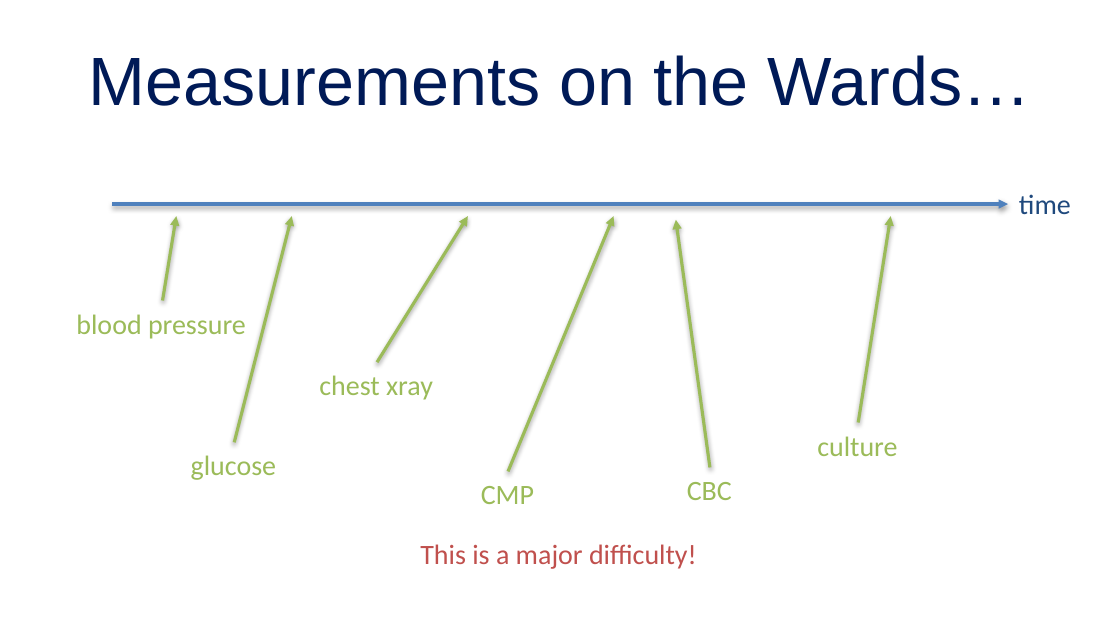
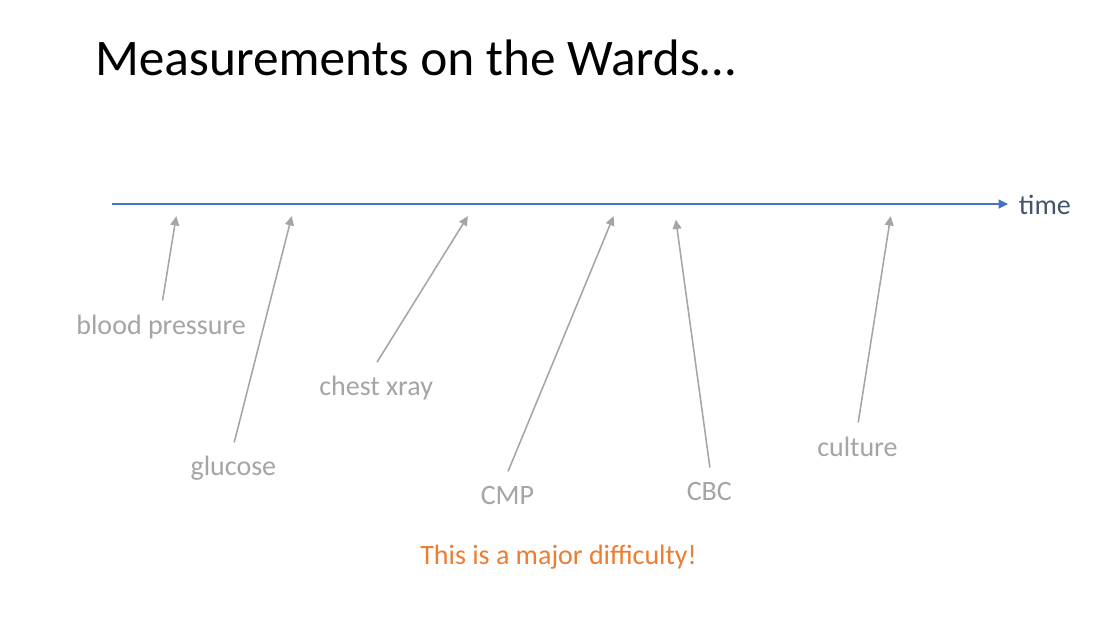
Before and after one commit to mengelhard/mmci_applied_ds, a slide deck: slide 45 of lectures/ll12.pptx. Drawn at 1120x630 pixels with LibreOffice and Linux fonts; fonts in the diff are those of the drawing; background and template pictures are left out. Boxes give left, top, right and bottom in pixels: in the first picture for what was removed or moved away, otherwise in the second. Text is boxed around its words. In the diff, an @@ line names an element or a change of style, - is before the commit and + after.

```diff
--- a/lectures/ll12.pptx
+++ b/lectures/ll12.pptx
@@ title "Measurements on the Wards…" at box(95, 39, 735, 76): size 44 to 33 pt, font Arial to Calibri, text colour #001A57 to #000000; alignment centre to left; line spacing 1 to 0.9; vertical alignment middle to top @@
@@ arrow (112, 204) - (1008, 204): stroke #4F81BD 2 pt to #4472C4 1 pt @@
@@ text "time" at box(1019, 194, 1071, 214): text colour #1F497D to #44546A @@
@@ arrow (162, 300) - (176, 216): stroke #9BBB59 2 pt to #A5A5A5 1 pt @@
@@ arrow (234, 442) - (292, 216): stroke #9BBB59 2 pt to #A5A5A5 1 pt @@
@@ arrow (377, 362) - (468, 216): stroke #9BBB59 2 pt to #A5A5A5 1 pt @@
@@ arrow (508, 472) - (614, 216): stroke #9BBB59 2 pt to #A5A5A5 1 pt @@
@@ arrow (710, 467) - (675, 220): stroke #9BBB59 2 pt to #A5A5A5 1 pt @@
@@ arrow (858, 422) - (890, 216): stroke #9BBB59 2 pt to #A5A5A5 1 pt @@
@@ text colour #9BBB59 to #A5A5A5 in 6 elements at box(76, 315, 246, 339), box(191, 456, 276, 480), box(319, 376, 433, 400), box(481, 486, 534, 504), box(687, 482, 732, 500), box(817, 437, 897, 456) @@
@@ text "This is a major difficulty!" at box(420, 544, 697, 569): text colour #C0504D to #ED7D31 @@
```
Also in this commit, not shown: 47 other slides changed, 1 other file.
